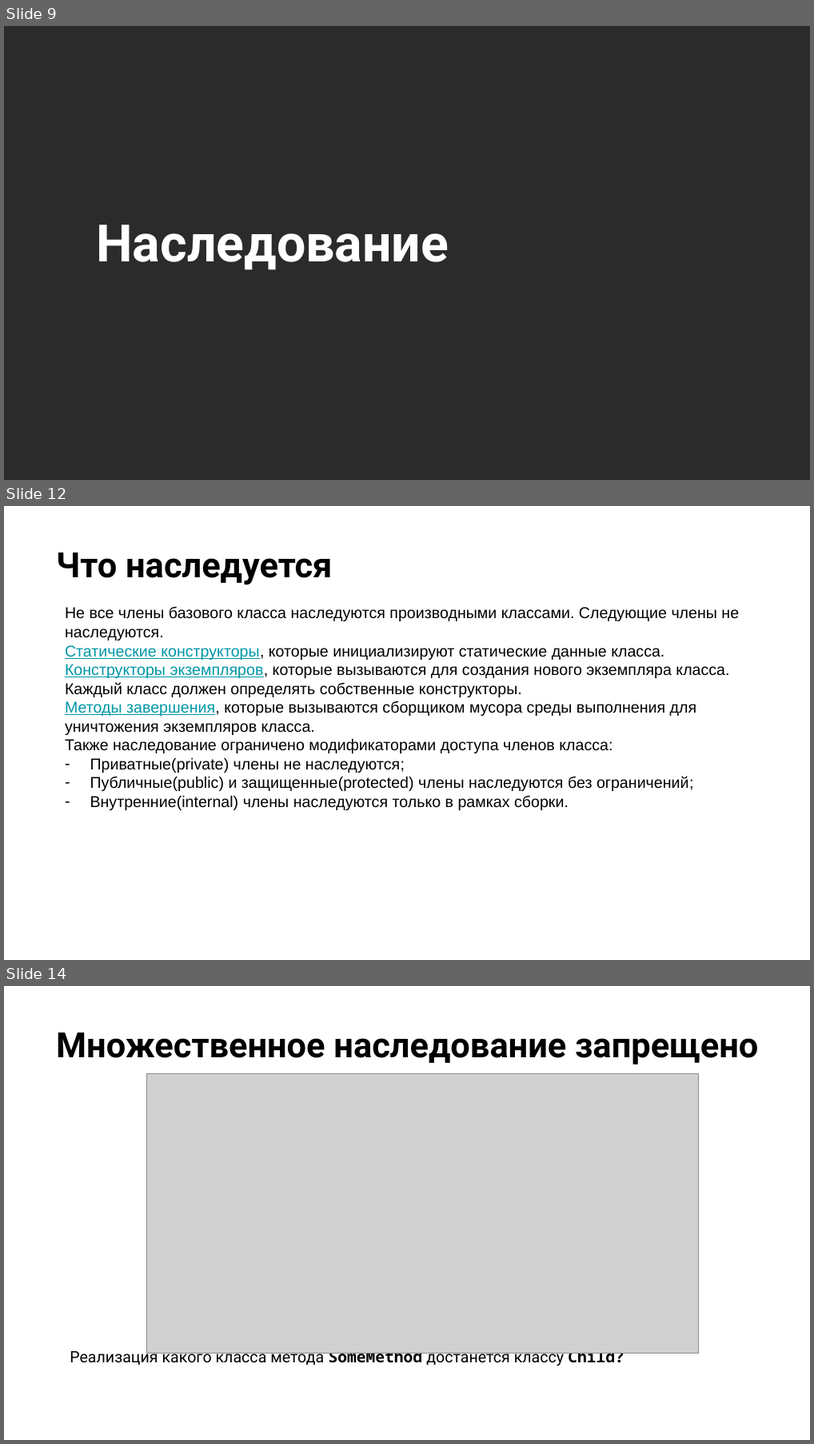
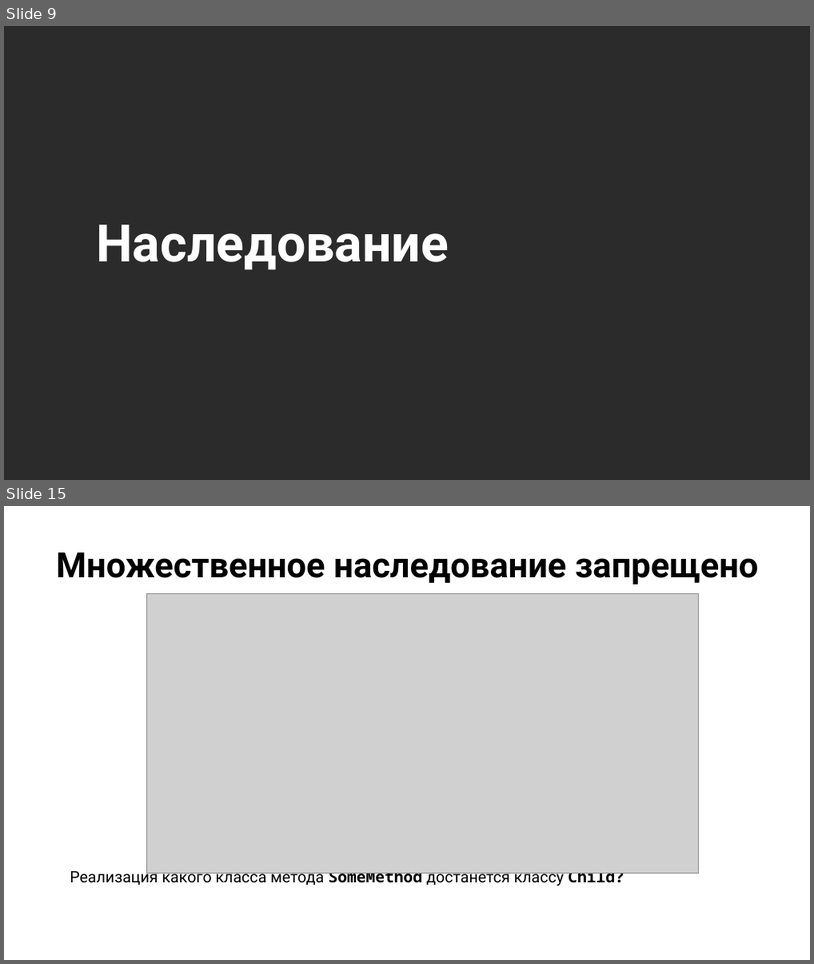
Before and after one commit to NilovPavel/OOP, a slide deck: ООП.pptx. Shown one above the other, each under a label of ours: slides 9, 12 and 14 before the commit, slides 9 and 15 after it; the slides between them are not shown. The pictures are 814x1444 and 814x964 pixels, drawn with LibreOffice and Linux fonts; fonts in the diff are those of the drawing; grey boxes stand for pictures; background and template pictures are left out; a plain dark background stands for a picture behind light text. Boxes give left, top, right and bottom in pixels: in the first picture for what was removed or moved away, otherwise in the second. Text is boxed around its words. In the diff, an @@ line names an element or a change of style, - is before the commit and + after.

```diff
--- a/ООП.pptx
+++ b/ООП.pptx
@@ slide 12 removed at [4, 506, 810, 960], background picture (left out) @@
@@ title removed at [56, 552, 332, 585] @@
-Что наследуется
@@ text removed at [65, 606, 739, 810] @@
-Не все члены базового класса наследуются производными классами. Следующие члены не наследуются.
-Статические конструкторы, которые инициализируют статические данные класса.
-Конструкторы экземпляров, которые вызываются для создания нового экземпляра класса. Каждый класс должен определять собственные конструкторы.
-Методы завершения, которые вызываются сборщиком мусора среды выполнения для уничтожения экземпляров класса.
-Также наследование ограничено модификаторами доступа членов класса:
-– Приватные(private) члены не наследуются;
-– Публичные(public) и защищенные(protected) члены наследуются без ограничений;
-– Внутренние(internal) члены наследуются только в рамках сборки.
@@ what was slide 14 is now slide 15 @@
```
Also in this commit, not shown: 3 slides changed, 4 slides added, 19 other files.
